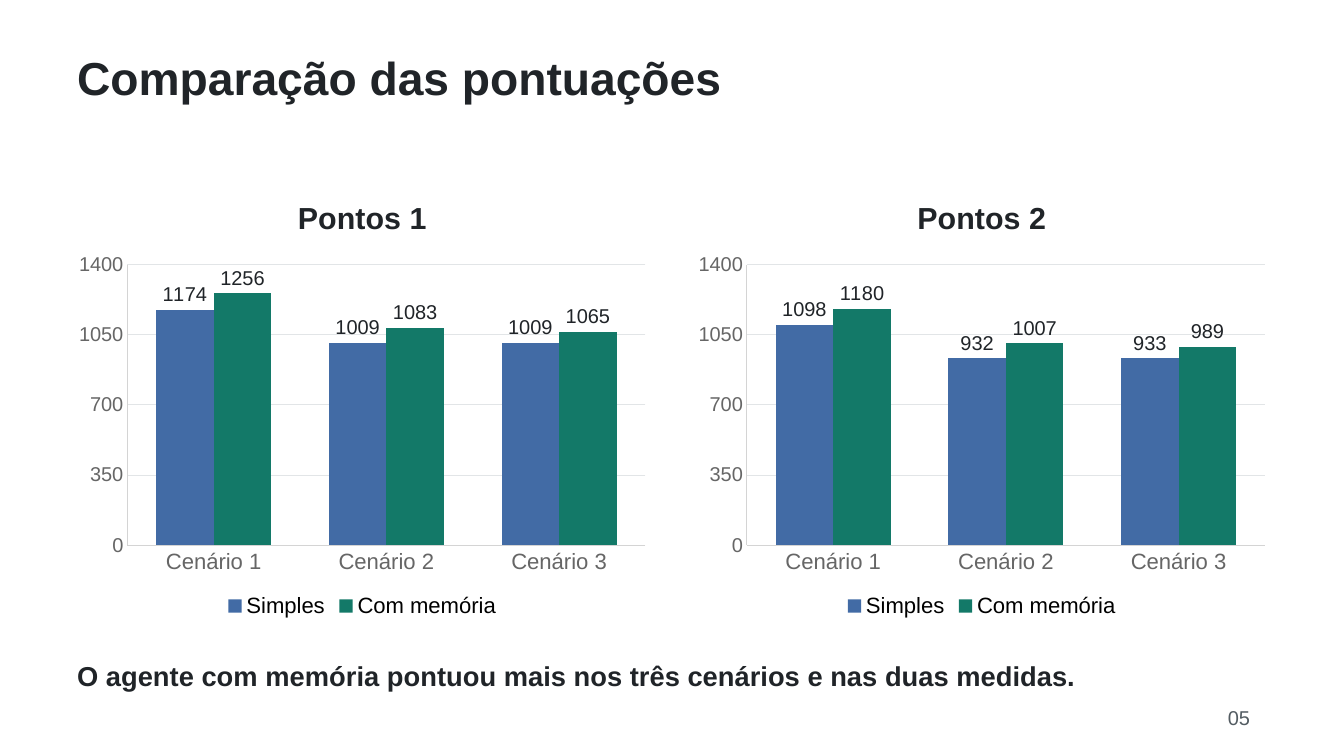
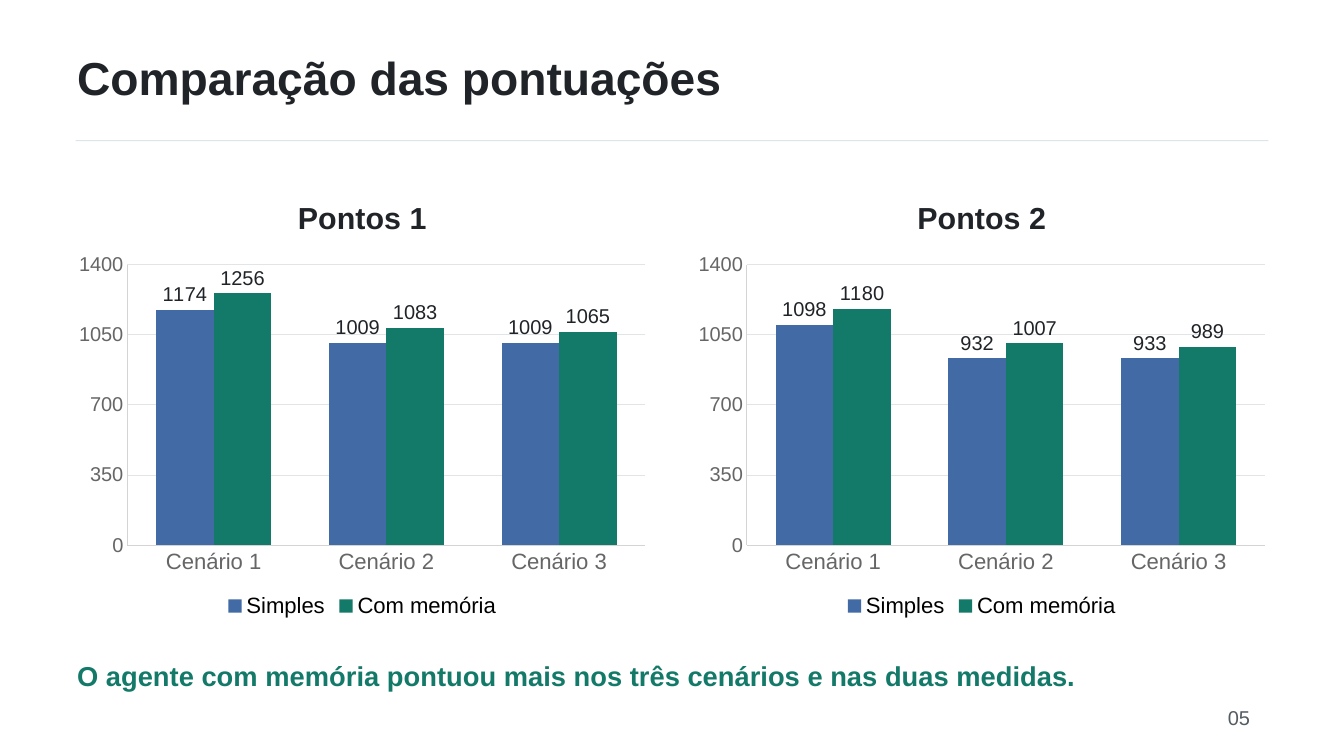
Before and after one commit to Lucas4lmeida/agentes-inteligentes-aspirador, a slide deck: slide 5 of apresentacao_agentes.pptx. Drawn at 1344x756 pixels with LibreOffice and Linux fonts; fonts in the diff are those of the drawing. Boxes give left, top, right and bottom in pixels: in the first picture for what was removed or moved away, otherwise in the second. Text is boxed around its words. In the diff, an @@ line names an element or a change of style, - is before the commit and + after.

```diff
--- a/apresentacao_agentes.pptx
+++ b/apresentacao_agentes.pptx
@@ line added from (76, 141) to (1268, 141), #DDE5E8 0.75 pt @@
@@ text "O agente com memória pontuou ..." at (x1=77, y1=665, x2=1074, y2=691): text colour #202428 to #137968 @@
```
Also in this commit, not shown: 5 other slides changed, 3 other files.
